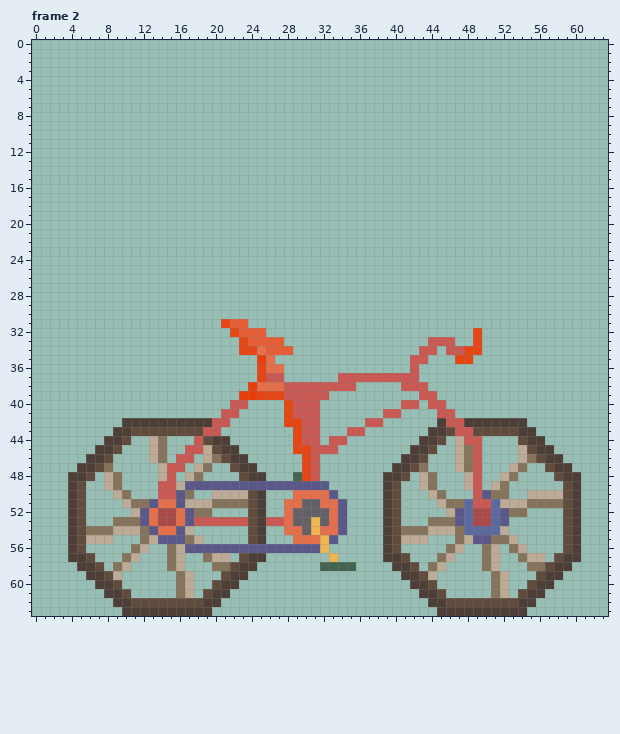
Pixel-art file, stored at assets/bike/Biker.aseprite. Above is the file before it was changed.
64x64 pixels, 3 frames. Colours within 5 levels of each other are drawn and written as one. Shown: frame 2. The commit also changed other frames, which this record leaves out.
The result:
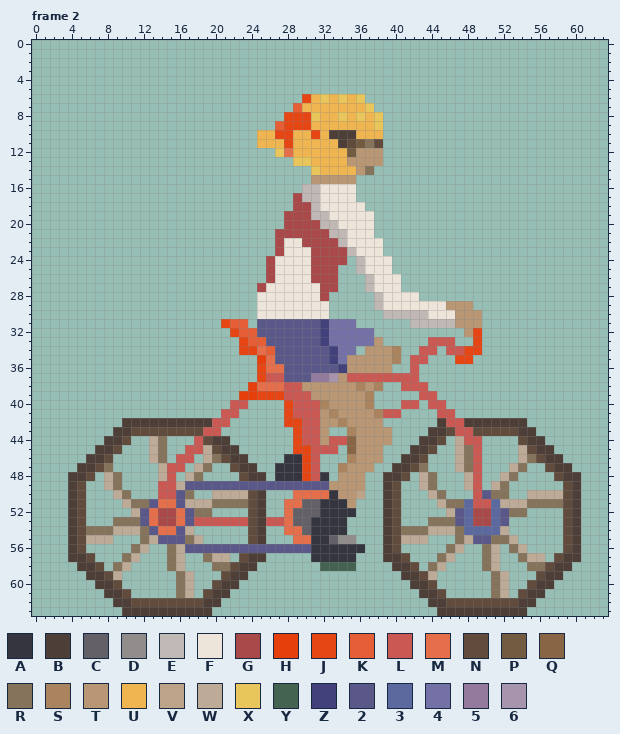
Palette (. is transparent): A #353540  B #4d3f38  C #636167  D #918d8d  E #bfb8b4  F #ede4da  G #a94949  H #e63f0c  J #e64514  K #e65e35  L #ca5954  M #e56f4b  N #604b3d  P #735b42  Q #886645  R #86735b  S #a9845f  T #b99775  U #eeb551  V #bda388  W #bdaa97  X #e8c65b  Y #446350  Z #43417b  2 #5a5888  3 #5c699f  4 #7371a5  5 #947a9d  6 #a794ad
From old to new:
layer "Layer 3" added
layer "Layer 4" added
Frame 2, layers "Layer 4", "Layer 3":
y 6: x 30..36 ....... -> JUXUXUX
y 7: x 29..37 ......... -> KUUUUUUUX
y 8: x 28..38 ........... -> JJJXUUXUXUX
y 9: x 27..38 ............ -> KJJJUUUUUUUX
y 10: x 25..38 .............. -> UUJJUUJUBBBUUU
y 11: x 25..38 .............. -> UUUJUUUUUBNPRN
y 12: x 27..38 ............ -> XMUUUUUUPTTT
y 13: x 29..38 .......... -> XXUUUUTTTT
y 14: x 31..37 ....... -> XUUUUTR
y 15: x 31..35 ..... -> TTTTT
y 16: x 30..35 ...... -> EEFFFF
y 17: x 29..35 ....... -> GEEFFFF
y 18: x 29..36 ........ -> GGEFFFFF
y 19: x 28..37 .......... -> GGGEEFFFFF
y 20: x 28..37 .......... -> GGGGEEFFFF
y 21: x 27..37 ........... -> GGGGGGEEFFF
y 22: x 27..38 ............ -> GFFGGGGEFFFF
y 23: x 27..38 ............ -> GFFFGGGGEFFF
y 24: x 26..34 ......... -> GFFFFGGGG; x 36..39 .... -> EFFF
y 25: x 26..33 ........ -> GFFFFGGG; x 36..39 .... -> EFFF
y 26: x 26..33 ........ -> GFFFFGGG; x 37..40 .... -> EFFF
y 27: x 25..33 ......... -> GFFFFFFGG; x 37..40 .... -> EFFF
y 28: x 25..32 ........ -> FFFFFFFG; x 38..42 ..... -> EFFFF
y 29: x 25..32 ........ -> FFFFFFFF; x 38..48 ........... -> EFFFFFFFTTT
y 30: x 25..32 ........ -> FFFFFFFF; x 39..49 ........... -> EEEEEFFFTTT
y 31: x 25..35 ........... -> 2222222Z444; x 42..49 ........ -> EEEEETTT
y 32: x 25..37 K............ -> 2222222Z44444; x 48 . -> T
y 33: x 26..38 KK........... -> 222222Z44444T
y 34: x 27..35 KK....... -> 222222Z44; x 37..40 .... -> TTTS
y 35: x 27..40 .............. -> 222222Z4TTTTTS
y 36: x 28..39 ............ -> 222222ZTTTTT
y 37: x 28..34 ......L -> 222556T
y 38: x 30..38 LLLLLL... -> TTTTTTSTS
y 39: x 31..37 LL..... -> TTTTTTS
y 40: x 32..37 ...... -> STTTTS
y 41: x 32..38 ....... -> TSTTTTS
y 42: x 32..38 .....LL -> TTSTTTT
y 43: x 32 . -> T; x 35..39 LL... -> STTTT
y 44: x 32 . -> T; x 35..39 ..... -> QTTTT
y 45: x 35..38 .... -> QTTT
y 46: x 28..29 .. -> AA; x 35..38 .... -> STTT
y 47: x 27..29 ... -> AAA; x 34..37 .... -> STTT
y 48: x 27..29 ..Y -> AAA; x 32 . -> A; x 34..36 ... -> TTT
y 49: x 33..36 .... -> TTTT
y 50: x 33..36 2... -> ATTV
y 51: x 32..35 MM2. -> AAAT
y 52: x 32..35 CM2. -> AAAA
y 53: x 31..34 UCM2 -> AAAA
y 54: x 31..34 UMM2 -> AAAA
y 55: x 31..35 MU2.. -> AACDD
y 56: x 31..36 2U.... -> AAAAAA
y 57: x 31..35 ..U.. -> AAAAA
